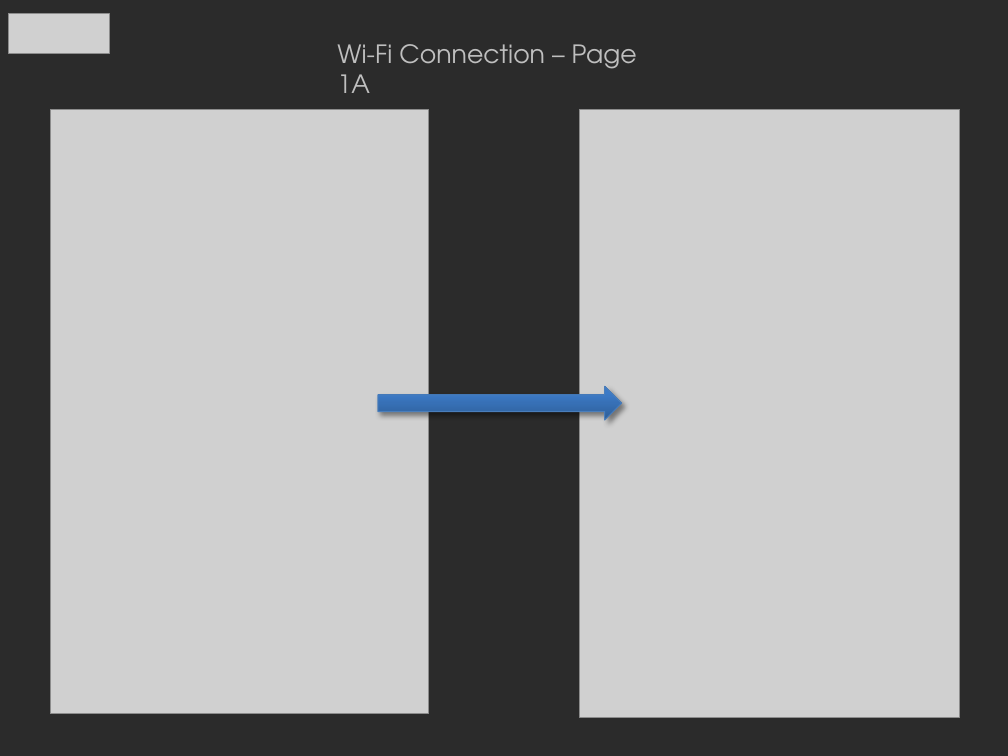
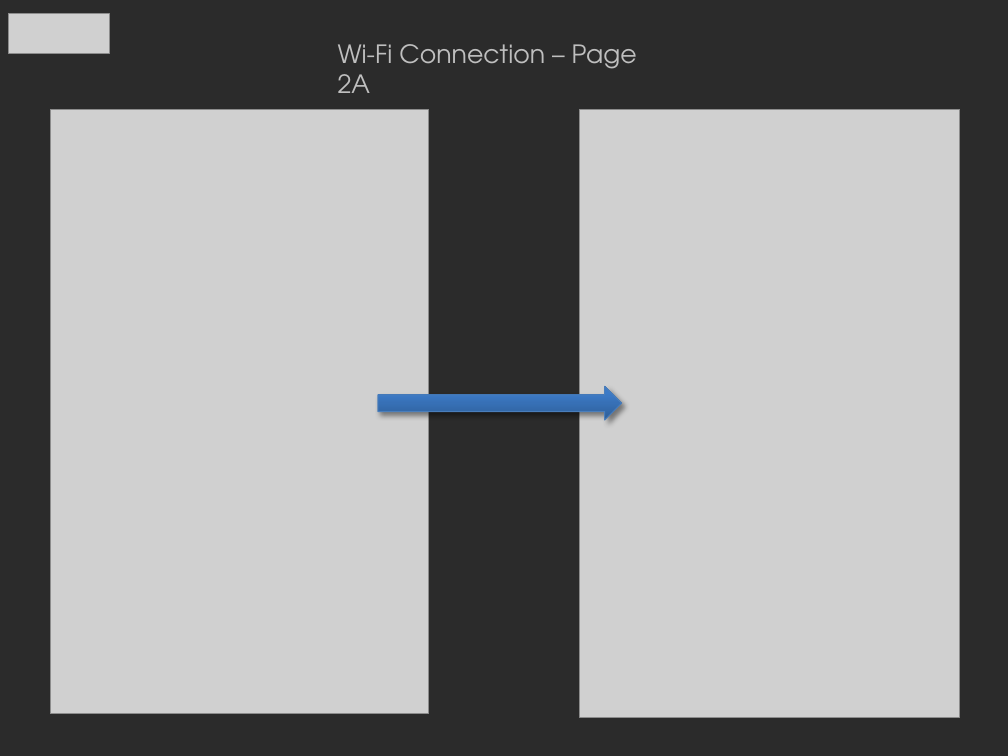
Before and after one commit to stfordbpf/abb-interns-2013, a slide deck: slide 2 of Design for Pages.pptx. Drawn at 1008x756 pixels with LibreOffice and Linux fonts; fonts in the diff are those of the drawing; grey boxes stand for pictures; background and template pictures are left out; a plain dark background stands for a picture behind light text. Boxes give left, top, right and bottom in pixels: in the first picture for what was removed or moved away, otherwise in the second. Text is boxed around its words. In the diff, an @@ line names an element or a change of style, - is before the commit and + after.

```diff
--- a/Design for Pages.pptx
+++ b/Design for Pages.pptx
@@ text at (338,44,637,93): text changed @@
-Wi-Fi Connection – Page 1A
+Wi-Fi Connection – Page 2A
```
Also in this commit, not shown: 4 other slides changed.
